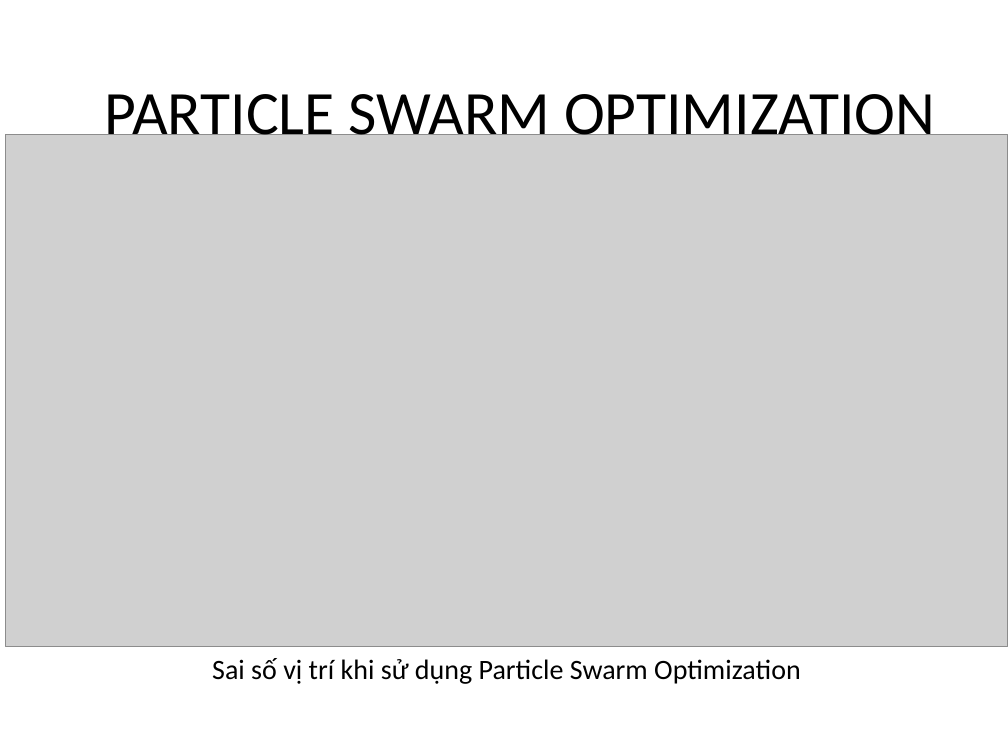
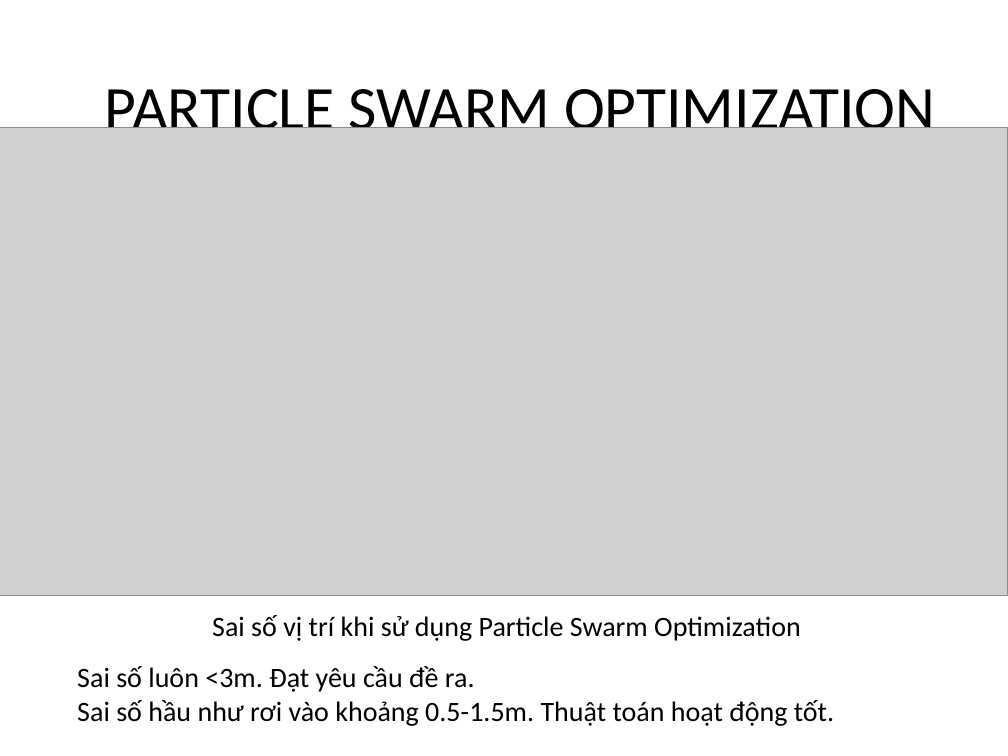
Before and after one commit to letruongthanh3698/BLE_matlab, a slide deck: slide 22 of report/Timeline.Report.pptx. Drawn at 1008x756 pixels with LibreOffice and Linux fonts; fonts in the diff are those of the drawing; grey boxes stand for pictures. Boxes give left, top, right and bottom in pixels: in the first picture for what was removed or moved away, otherwise in the second. Text is boxed around its words. In the diff, an @@ line names an element or a change of style, - is before the commit and + after.

```diff
--- a/report/Timeline.Report.pptx
+++ b/report/Timeline.Report.pptx
@@ text "PARTICLE SWARM OPTIMIZATION": place and size @@
-text "PARTICLE SWARM OPTIMIZATION" at box(105, 94, 935, 149)
+text "PARTICLE SWARM OPTIMIZATION" at box(105, 89, 935, 144)
@@ picture: place and size @@
-picture at box(6, 134, 1008, 646)
+picture at box(0, 127, 1008, 596)
@@ title "Sai số vị trí khi ...": place and size @@
-title "Sai số vị trí khi ..." at box(212, 658, 801, 684)
+title "Sai số vị trí khi ..." at box(212, 615, 801, 641)
@@ text added at box(77, 666, 834, 726), 20 pt, text #000000 @@
+Sai số luôn <3m. Đạt yêu cầu đề ra.
+Sai số hầu như rơi vào khoảng 0.5-1.5m. Thuật toán hoạt động tốt.
```
Also in this commit, not shown: 8 other slides changed, 2 slides added, 10 slides removed, 18 other files.
